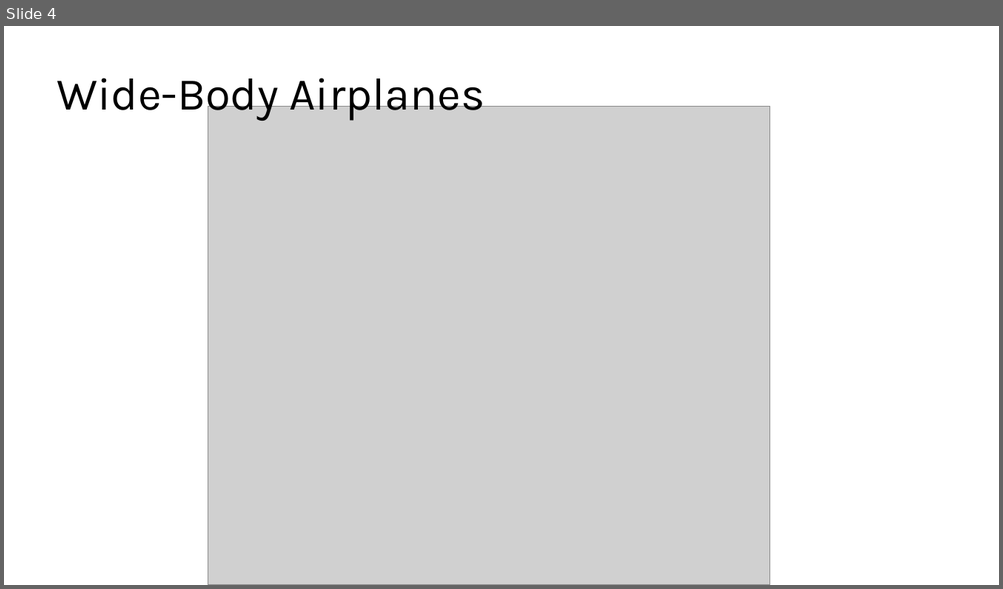
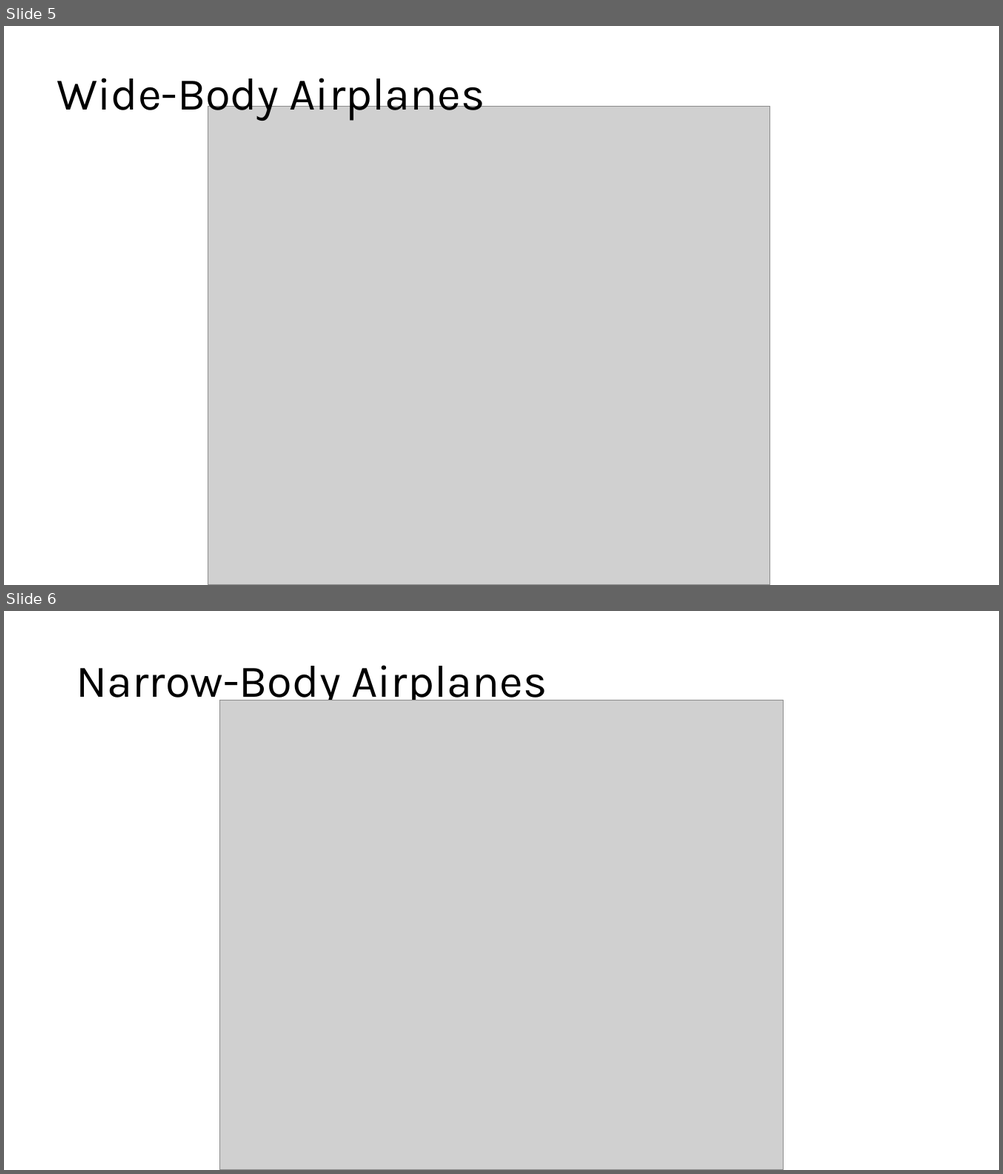
Before and after one commit to jgoett2/AirplaneRecommendations, a slide deck: Presentation.pptx. Shown one above the other, each under a label of ours: slide 4 before the commit, slides 5 and 6 after it. The pictures are 1003x589 and 1003x1174 pixels, drawn with LibreOffice and Linux fonts; fonts in the diff are those of the drawing; grey boxes stand for pictures. Boxes give left, top, right and bottom in pixels: in the first picture for what was removed or moved away, otherwise in the second. Text is boxed around its words. In the diff, an @@ line names an element or a change of style, - is before the commit and + after.

Commit message:
Updated Presentation with Narrow-Body and Business Jet Visualizations

```diff
--- a/Presentation.pptx
+++ b/Presentation.pptx
@@ slide 6 added at <box>4,611,999,1170</box>, background #FFFFFF @@
@@ title added at <box>77,665,546,708</box>, 44 pt, text #000000 @@
+Narrow-Body Airplanes
@@ picture added at <box>219,701,783,1170</box> @@
@@ what was slide 4 is now slide 5 @@
```
Also in this commit, not shown: 5 other slides added, 3 slides removed, 1 other file.
